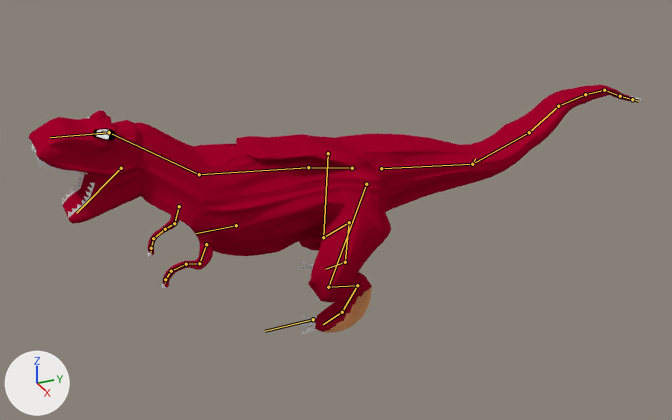
The Blender file Trex animation walking.blend as it was, and as the next commit left it.
One viewpoint serves both versions: a 50 mm lens placed at (2.375, -1.019, 1.612), pointed at (-0.02, 0.059, 0.414). Lighting does not change. The marker at lower left points along +X, +Y and +Z. Both versions are drawn at frame 9 of the action 'Walk'; the numbers are the values there. The bones that bend it are drawn over the model as lines.
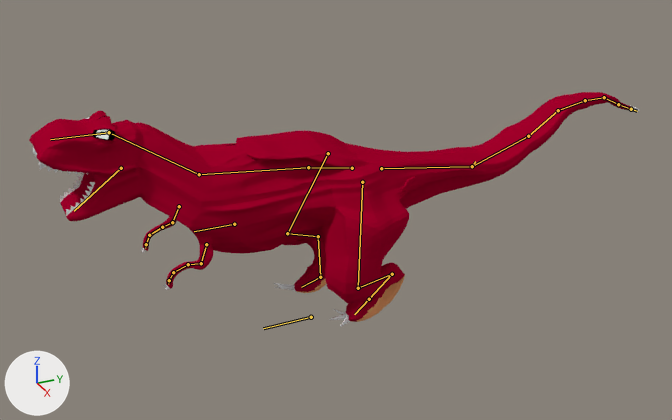
What the commit changed:
Bone 'upper arm.L' (bone_upper_arm_l) turns from (-16, -2, 3) to (-11, 1, 8) degrees about its own x, y and z.
Bone 'upper arm.R' (bone_upper_arm_r) turns from (-10, -2, -10) to (-15, 1, -5) degrees about its own x, y and z.
Bone 'Big tail' (bone_big_tail) turns from (-7, 0, 0) to (-8, 0, 0) degrees about its own x, y and z.
Bone 'third tail' (bone_third_tail) turns from (19, 0, -1) to (18, 0, 0) degrees about its own x, y and z.
Bone 'tigh.L' (bone_tigh_l) moves from (0.26, -0.04, -0.03) to (0.0, 0.0, 0.0).
Bone 'lower leg IK.L' (bone_lower_leg_ik_l) moves from (0.69, -0.7, 1.05) to (0.65, 0.28, 1.27).
Bone 'lower leg IK.L' (bone_lower_leg_ik_l) turns from (-14, 2, 3) to (3, 1, 2) degrees about its own x, y and z.
Bone 'upper leg IK.L' (bone_upper_leg_ik_l) moves from (0.67, -1.75, 0.82) to (0.73, -0.07, 1.25).
Bone 'lower leg IK.R' (bone_lower_leg_ik_r) moves from (-0.62, 0.61, 1.32) to (-0.51, -0.36, 0.99).
Bone 'lower leg IK.R' (bone_lower_leg_ik_r) turns from (8, -1, -2) to (-8, -2, -2) degrees about its own x, y and z.
Bone 'upper leg IK.R' (bone_upper_leg_ik_r) moves from (-0.65, 0.55, 1.4) to (-0.65, -0.64, 0.97).

Where the change shows, as pixel boxes [x1, y1, x2, y2] in the pictures (672 x 420 px):
'Cube', posed (6% shorter)
    before: [29, 85, 641, 334]
    after: [29, 92, 640, 326]
bone 'upper arm.L', root to tip
    before: (206, 244) to (199, 263)
    after: (206, 244) to (201, 263)
bone 'upper arm.R', root to tip
    before: (179, 206) to (174, 223)
    after: (179, 206) to (172, 222)
bone 'Big tail', root to tip
    before: (381, 168) to (472, 164)
    after: (381, 168) to (472, 166)
bone 'third tail', root to tip
    before: (529, 132) to (558, 106)
    after: (528, 136) to (558, 110)
bone 'tigh.L', root to tip
    before: (366, 184) to (328, 287)
    after: (362, 182) to (358, 288)
